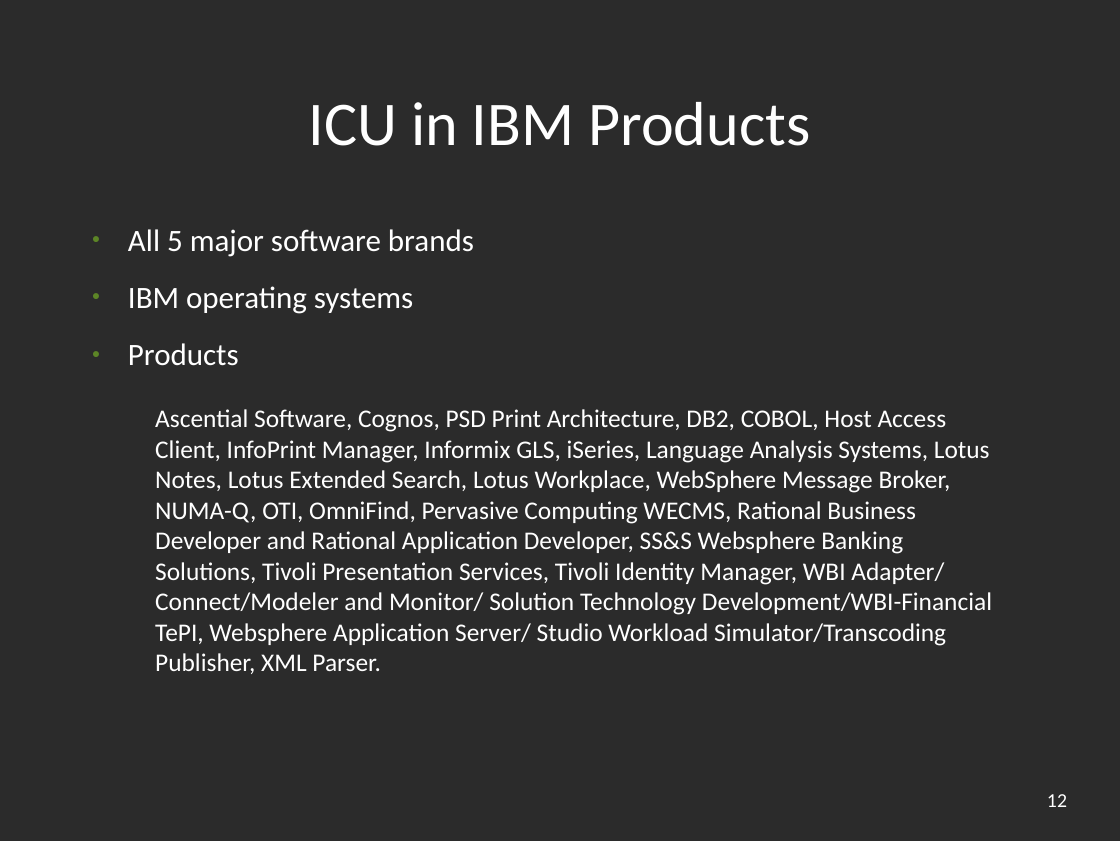
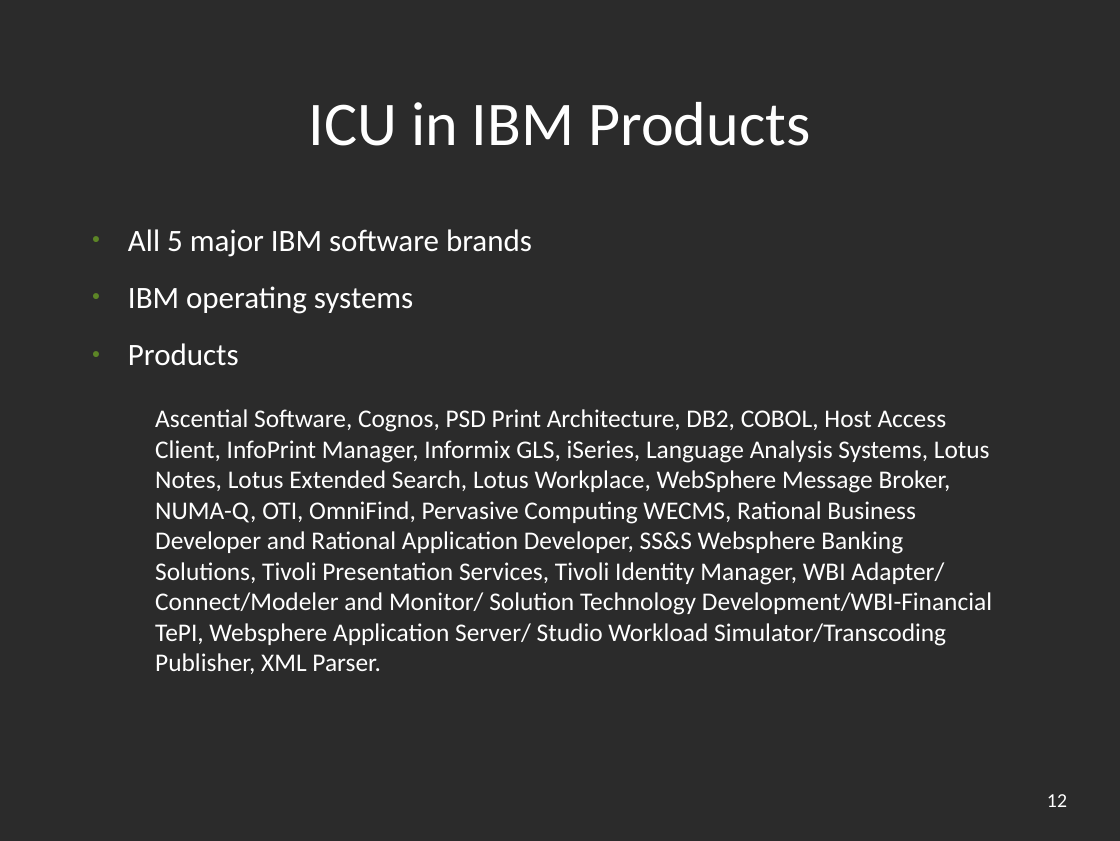
Before and after one commit to unicode-org/icu-docs, a slide deck: slide 12 of docs/pres/icu_overview.odp. Drawn at 1120x841 pixels with LibreOffice and Linux fonts; fonts in the diff are those of the drawing; background and template pictures are left out; a plain dark background stands for a picture behind light text. Boxes give left, top, right and bottom in pixels: in the first picture for what was removed or moved away, otherwise in the second. Text is boxed around its words. In the diff, an @@ line names an element or a change of style, - is before the commit and + after.

```diff
--- a/docs/pres/icu_overview.odp
+++ b/docs/pres/icu_overview.odp
@@ text at (128,229,532,257): text changed @@
-● All 5 major software brands
+● All 5 major IBM software brands
```
Also in this commit, not shown: 2 other slides changed, 1 slide added, 1 other file.
